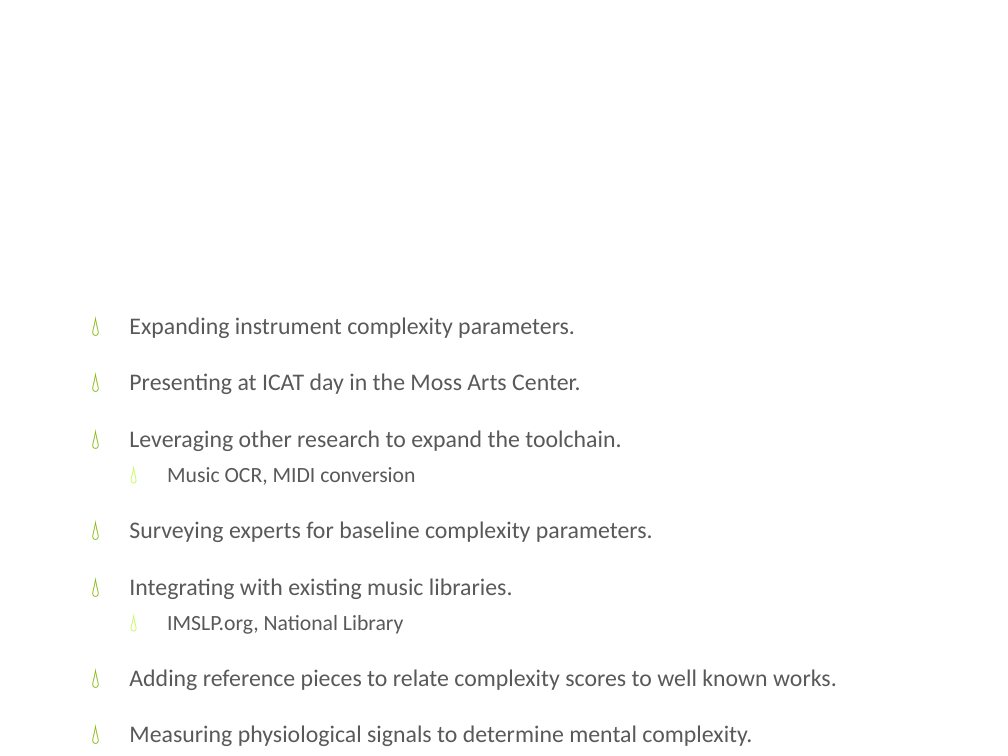
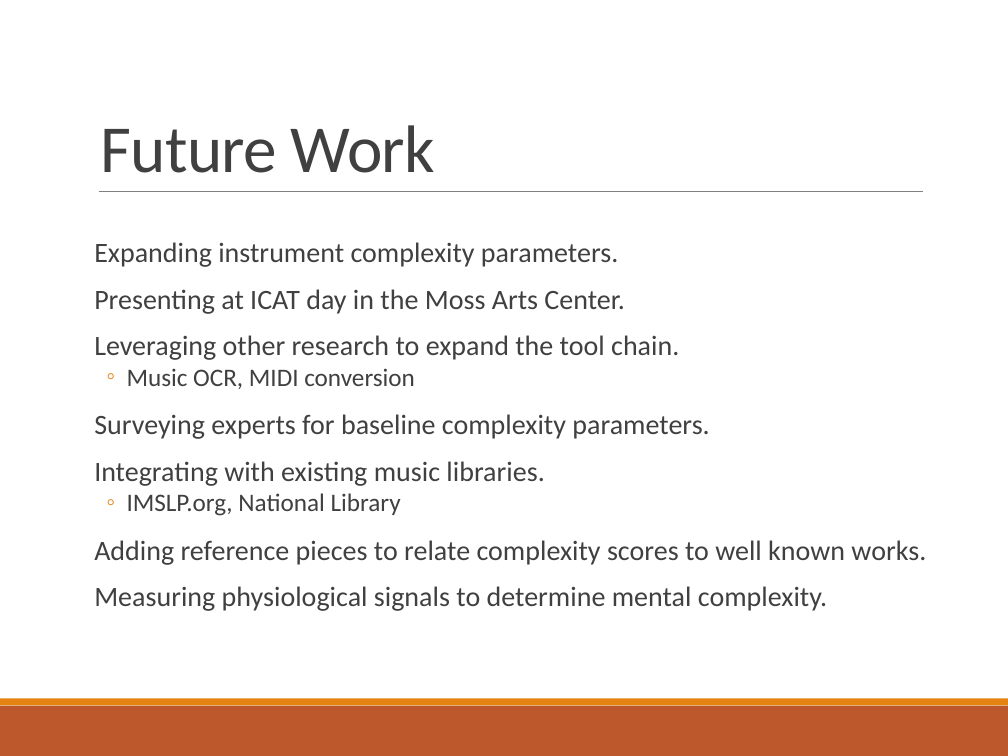
Before and after one commit to xwsxethan/MusicScoring, a slide deck: slide 33 of Documents/Thesis/ThesisDissertation.pptx (slide 38 before the commit). Drawn at 1008x756 pixels with LibreOffice and Linux fonts; fonts in the diff are those of the drawing; background and template pictures are left out. Boxes give left, top, right and bottom in pixels: in the first picture for what was removed or moved away, otherwise in the second. Text is boxed around its words. In the diff, an @@ line names an element or a change of style, - is before the commit and + after.

```diff
--- a/Documents/Thesis/ThesisDissertation.pptx
+++ b/Documents/Thesis/ThesisDissertation.pptx
@@ title "Future Work": place and size @@
-title "Future Work" at (50,38,958,164)
+title "Future Work" at (101,125,435,173)
@@ title "Future Work" at (101,125,435,173): size 46 to 48 pt, text colour #FFFFFF to #404040, letter spacing 0 to -0.5 pt; alignment centre to left; line spacing 1 to 0.85; vertical alignment middle to bottom @@
@@ line added from (99, 192) to (922, 192), #808080 0.5 pt @@
@@ text "Expanding instrument complexity parameters.": place and size @@
-text "Expanding instrument complexity parameters." at (129,317,837,746)
+text "Expanding instrument complexity parameters." at (94,242,926,611)
@@ text at (94,242,926,611): size 17.1 to 20 pt in "Expanding instrument complexity parameters.", "Presenting at ICAT day in the Moss ...", "Surveying experts for baseline complexity parameters.", "Integrating with existing music libraries." and 2 more places; text colour #595959 to #404040 in "Expanding instrument complexity parameters.", "Presenting at ICAT day in the Moss ...", "Music OCR, MIDI conversion", "Surveying experts for baseline complexity parameters." and 4 more places; size 15.5 to 18 pt in "Music OCR, MIDI conversion", "IMSLP.org, National Library"; bullet 💧 to  ; line spacing 1 to 0.8; less space between paragraphs; bullet colour #80B606 to #E48312; bullet 💧 to ◦; bullet colour #C1F944 to #E48312 @@
@@ text at (94,335,679,360): text changed; size 17.1 to 20 pt; text colour #595959 to #404040 @@
-💧 Leveraging other research to expand the toolchain.
+  Leveraging other research to expand the tool chain.
@@ rectangle added at (0,706,1008,756), fill #BD582C @@
@@ rectangle added at (0,699,1008,706), fill #E48312 @@
```
Also in this commit, not shown: 35 other slides changed, 3 slides added, 3 slides removed.
